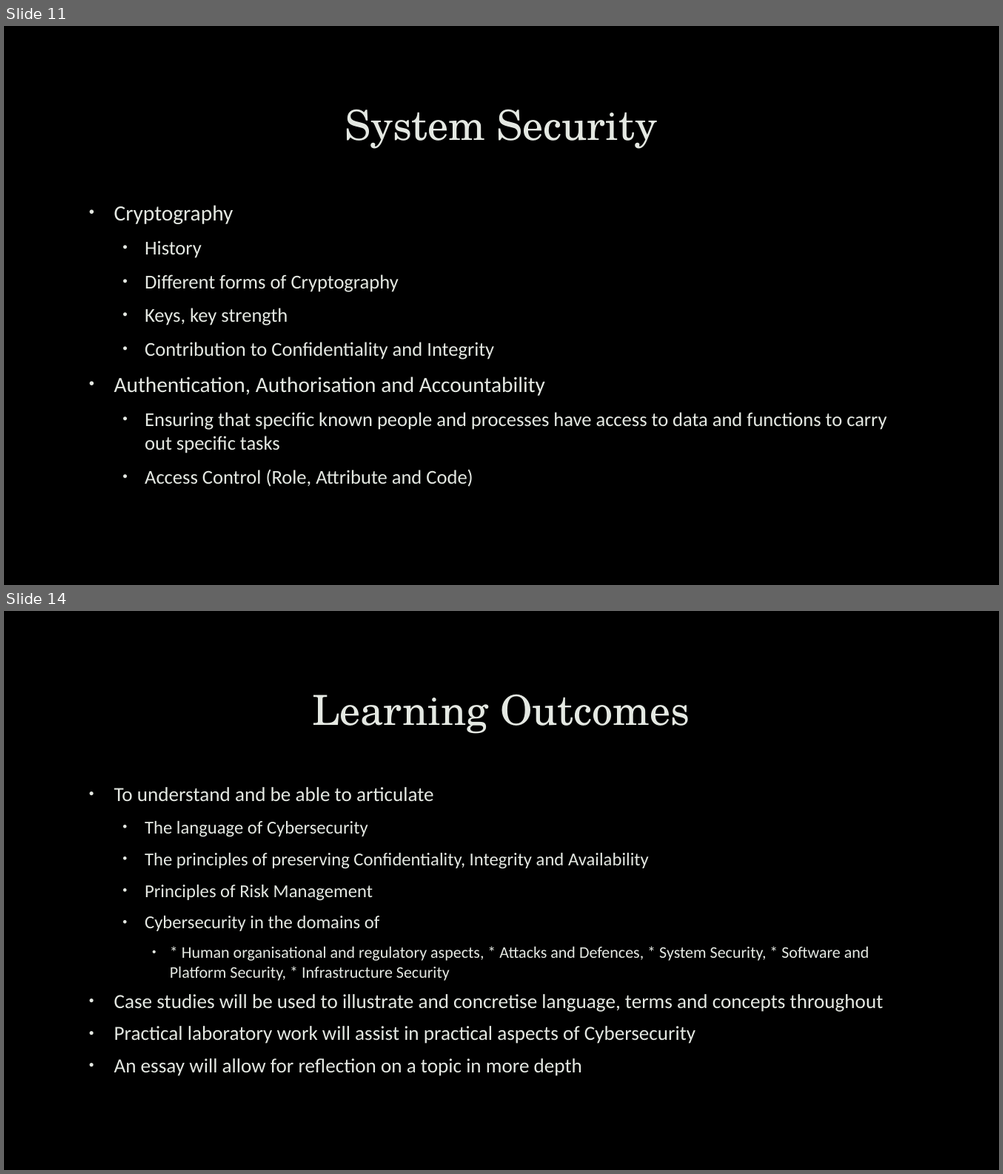
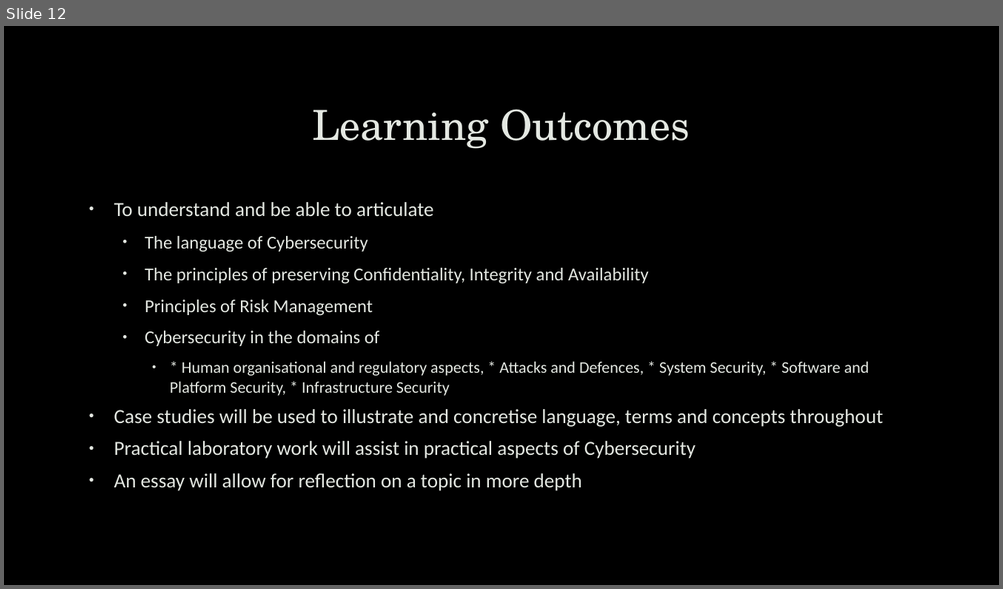
Before and after one commit to uwacsp/cits1003, a slide deck: Lectures/CITS1003-1 Overview.pptx. Shown one above the other, each under a label of ours: slides 11 and 14 before the commit, slide 12 after it; the slides between them are not shown. The pictures are 1003x1174 and 1003x589 pixels, drawn with LibreOffice and Linux fonts; fonts in the diff are those of the drawing; background and template pictures are left out. Boxes give left, top, right and bottom in pixels: in the first picture for what was removed or moved away, otherwise in the second. Text is boxed around its words. In the diff, an @@ line names an element or a change of style, - is before the commit and + after.

```diff
--- a/Lectures/CITS1003-1 Overview.pptx
+++ b/Lectures/CITS1003-1 Overview.pptx
@@ slide 11 removed at (x1=4, y1=26, x2=999, y2=585), background picture (left out) @@
@@ title removed at (x1=344, y1=109, x2=657, y2=149) @@
-System Security
@@ text removed at (x1=114, y1=205, x2=886, y2=487) @@
-• Cryptography
-  • History
-  • Different forms of Cryptography
-  • Keys, key strength
-  • Contribution to Confidentiality and Integrity
-• Authentication, Authorisation and Accountability
-  • Ensuring that specific known people and processes have access to data and functions to carry out specific tasks
-  • Access Control (Role, Attribute and Code)
@@ what was slide 14 is now slide 12 @@
```
Also in this commit, not shown: 3 slides changed, 4 slides added, 3 other slides removed.
